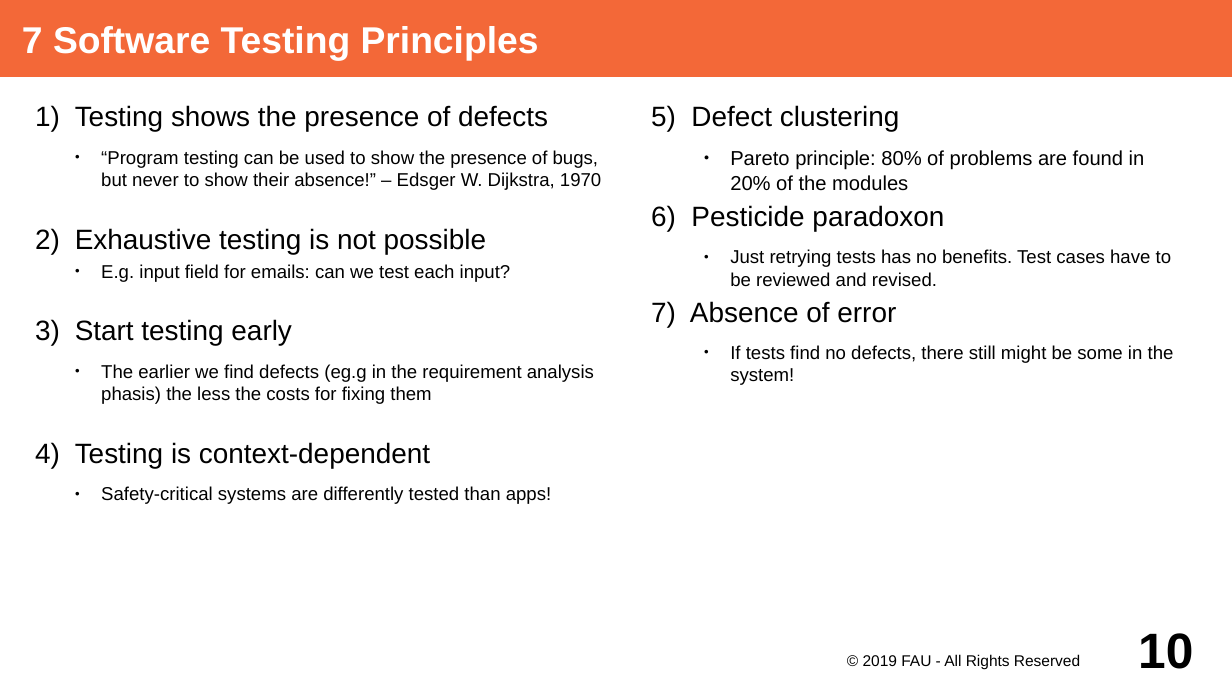
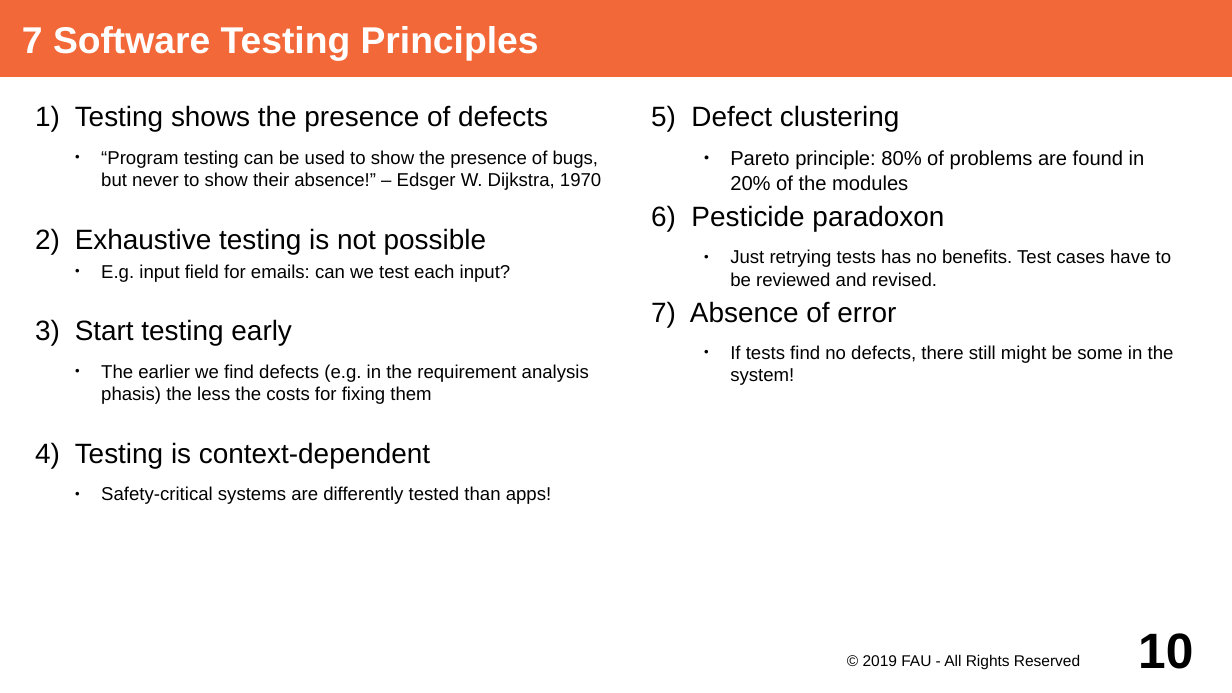
Before and after one commit to dirkriehle/adap-course, a slide deck: slide 10 of Lecture Slides/ADAP Y01- Testing Overview.odp. Drawn at 1232x693 pixels with LibreOffice and Linux fonts; fonts in the diff are those of the drawing. Boxes give left, top, right and bottom in pixels: in the first picture for what was removed or moved away, otherwise in the second. Text is boxed around its words. In the diff, an @@ line names an element or a change of style, - is before the commit and + after.

```diff
--- a/Lecture Slides/ADAP Y01- Testing Overview.odp
+++ b/Lecture Slides/ADAP Y01- Testing Overview.odp
@@ text at bbox=[101, 364, 589, 404]: text changed @@
-    ● The earlier we find defects (eg.g in the requirement analysis phasis) the less the costs for fixing them
+    ● The earlier we find defects (e.g. in the requirement analysis phasis) the less the costs for fixing them
```
Also in this commit, not shown: 1 other slide changed, 3 other files.
